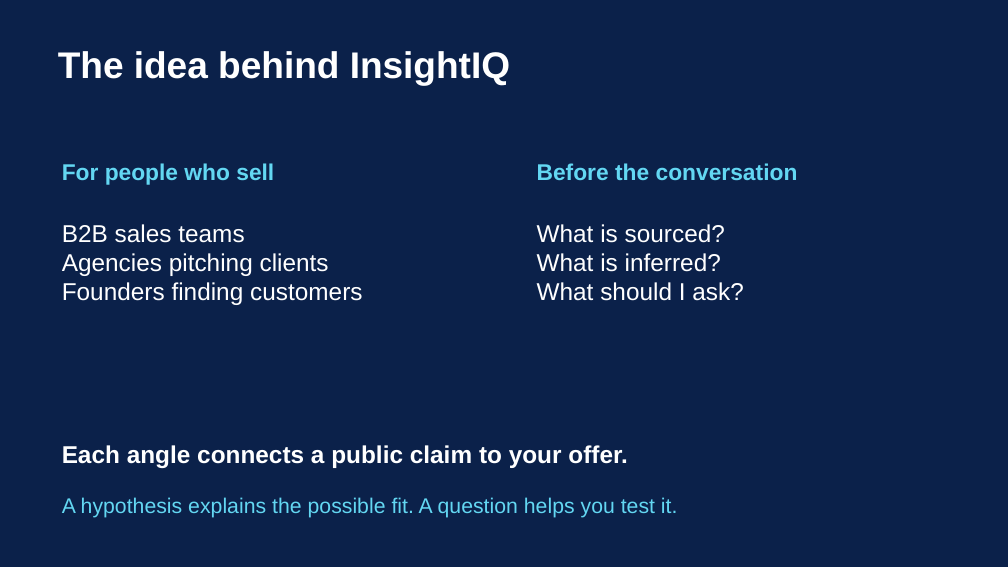
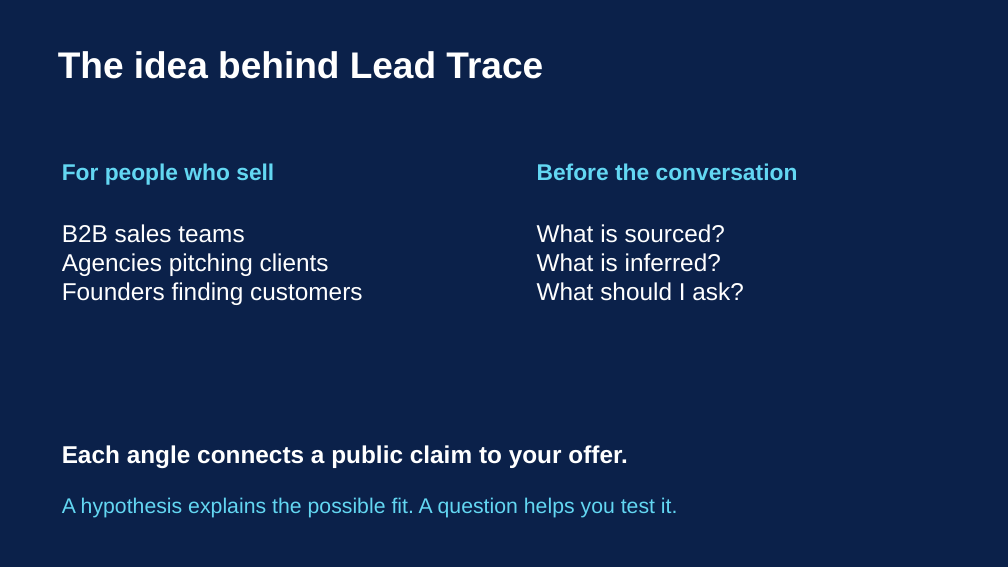
Before and after one commit to afnanahmadtariq/lead-trace, a slide deck: slide 3 of presentation/Lead-Trace-pitch-enhanced.pptx (slide 2 before the commit). Drawn at 1008x567 pixels with LibreOffice and Linux fonts; fonts in the diff are those of the drawing. Boxes give left, top, right and bottom in pixels: in the first picture for what was removed or moved away, otherwise in the second. Text is boxed around its words. In the diff, an @@ line names an element or a change of style, - is before the commit and + after.

```diff
--- a/presentation/Lead-Trace-pitch-enhanced.pptx
+++ b/presentation/Lead-Trace-pitch-enhanced.pptx
@@ text at [58, 51, 543, 79]: text changed @@
-The idea behind InsightIQ
+The idea behind Lead Trace
```
Also in this commit, not shown: 5 other slides changed, 3 slides added, 1 slide removed, 30 other files.
